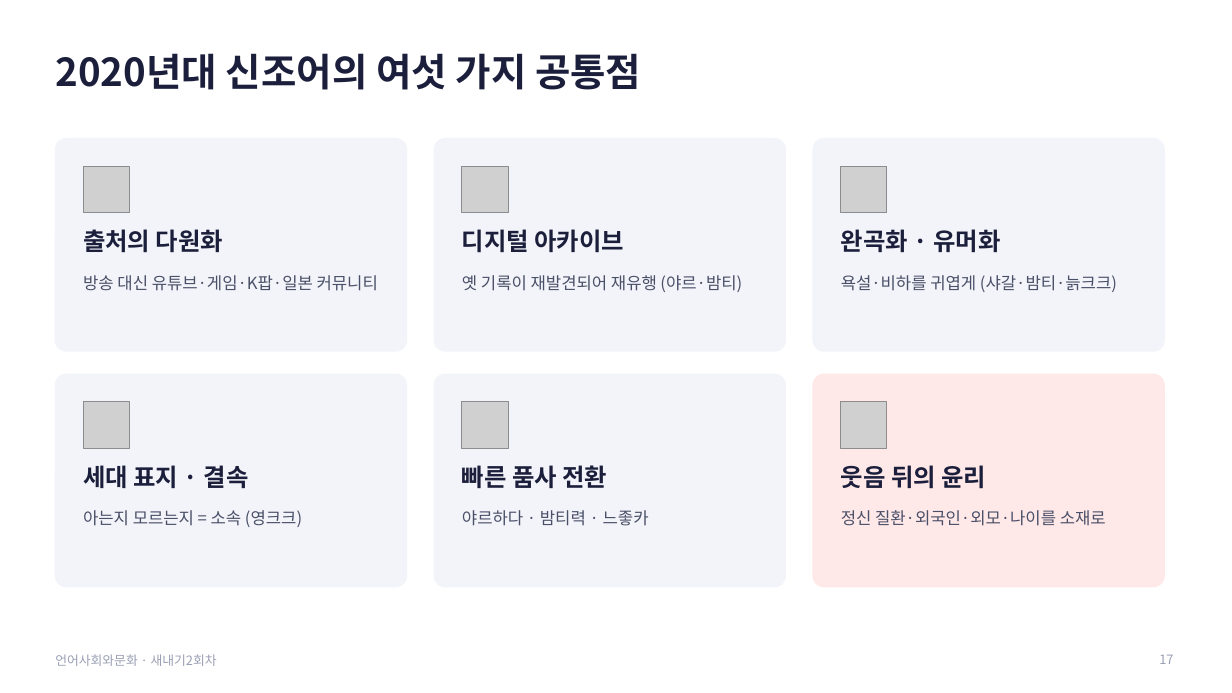
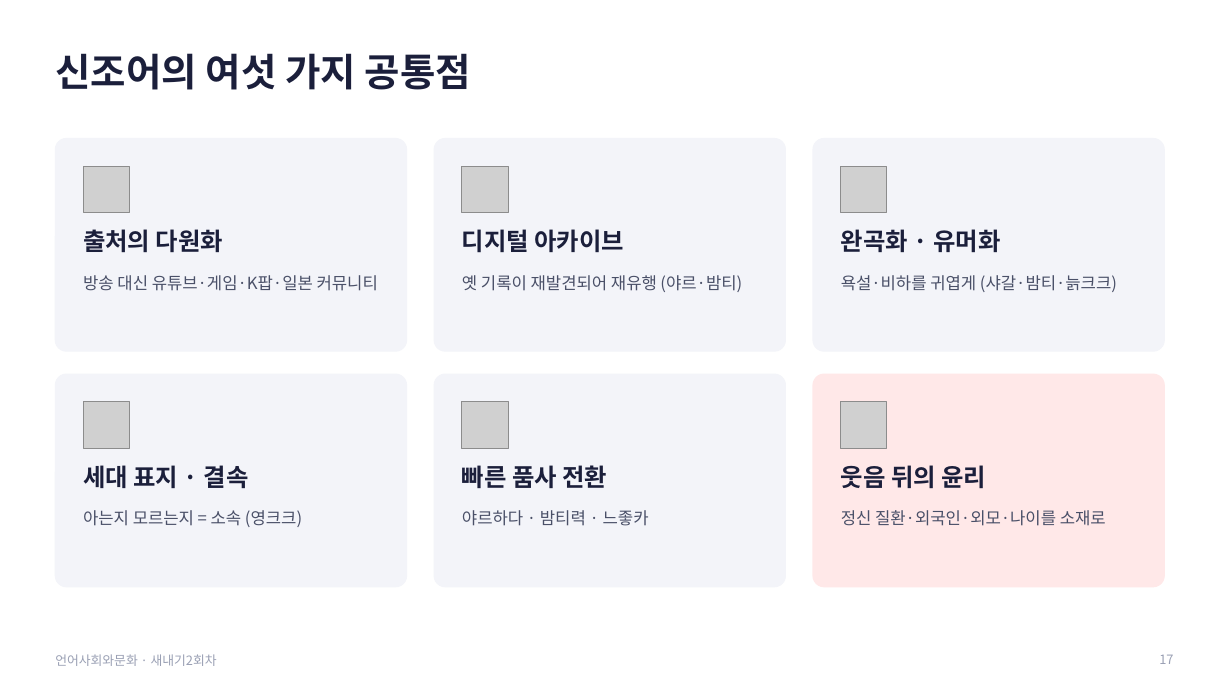
Before and after one commit to junseok7-cpu/hello, a slide deck: slide 17 of report/언어사회와문화_발표_새내기2회차.pptx. Drawn at 1232x693 pixels with LibreOffice and Linux fonts; fonts in the diff are those of the drawing; grey boxes stand for pictures. Boxes give left, top, right and bottom in pixels: in the first picture for what was removed or moved away, otherwise in the second. Text is boxed around its words. In the diff, an @@ line names an element or a change of style, - is before the commit and + after.

```diff
--- a/report/언어사회와문화_발표_새내기2회차.pptx
+++ b/report/언어사회와문화_발표_새내기2회차.pptx
@@ title at (x1=55, y1=53, x2=471, y2=90): text changed @@
-2020년대 신조어의 여섯 가지 공통점
+신조어의 여섯 가지 공통점
```
Also in this commit, not shown: 2 other files.
